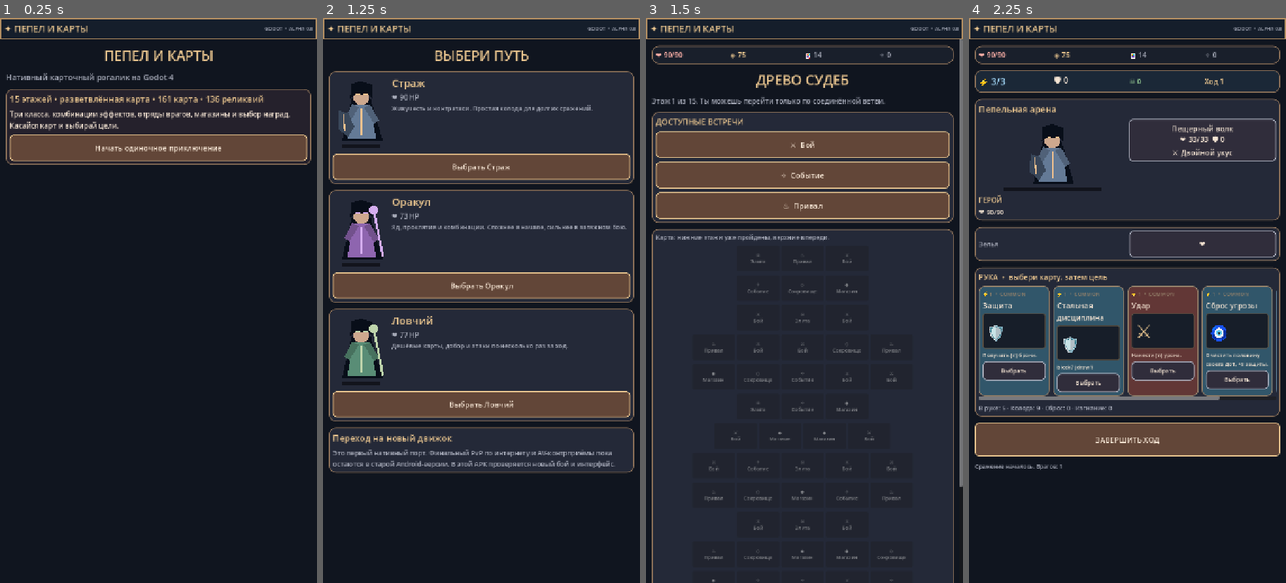
Above: before the commit, frames 1-4 (left to right).
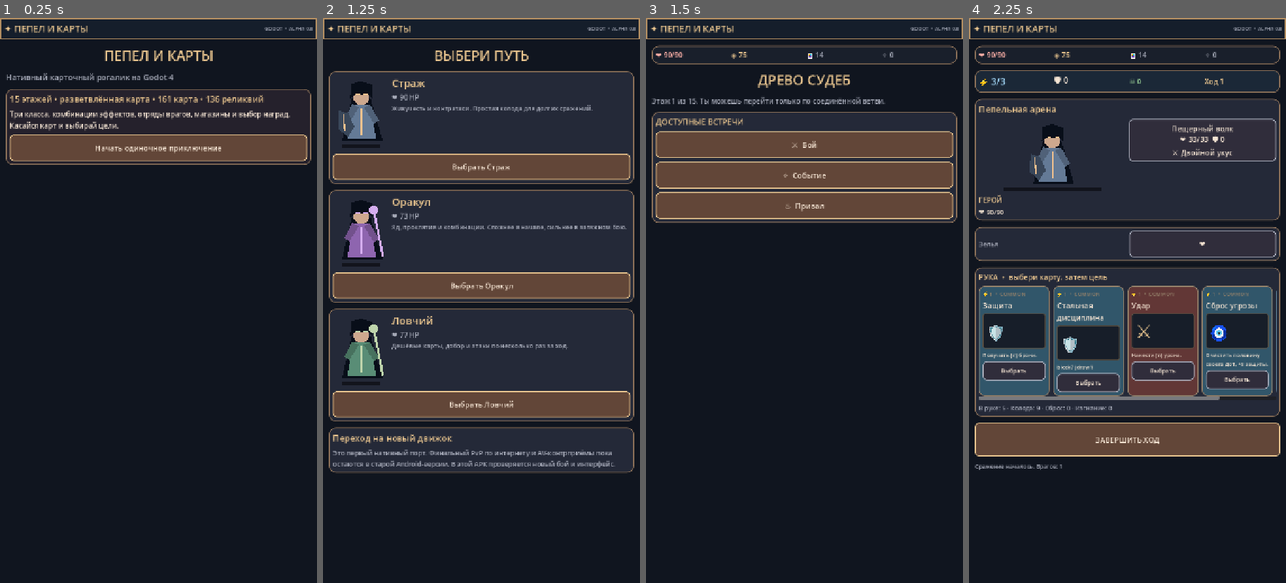
Above: after the commit, the same moments.

Repository: craftkot/Ddd
Game: Godot game, scene res://scenes/main.tscn
The game is run twice, just before and just after one commit, with the same random seed, the same clock (stepped at 60 frames per second) and the same inputs.
Inputs:
- Up to frame 1 (0.25 s): no input
- Up to frame 2 (1.25 s): click "Начать одиночное приключение" at 0.5 s
- Up to frame 3 (1.5 s): click "Выбрать Страж" at 1.25 s
- Up to frame 4 (2.25 s): click "⚔ Бой" at 2 s

Frames 1-2 are identical in both runs. In frame 3, 34% of the frame differs, in the area x 1-100%, y 3-100%; in frame 4, nothing differs.
Error after the commit: Parse Error: Function "sinf()" not found in base self. (res://scripts/route_board.gd:100)

Commit message:
ui(godot): replace fake map rows with fully connected native branching map and touch nodes

Diff:
--- a/godot-duel/scripts/main.gd
+++ b/godot-duel/scripts/main.gd
@@ -2,6 +2,7 @@
 ## Fully native Android/Godot user interface. No embedded web page.
 const RULES = preload("res://scripts/game_state.gd")
 const ACTOR = preload("res://scripts/actor.gd")
+const ROUTE = preload("res://scripts/route_board.gd")
 const INK = Color("#10151f")
 const PANEL = Color("#242938")
 const PANEL_ALT = Color("#302d3b")
@@ -181,27 +182,19 @@
  for id in allowed:
   var typ=str(game.map_rows[game.floor][id]["type"])
   row.add_child(make_button(symbol(typ)+"  "+type_name(typ),_choose_node.bind(id)))
- # Readable tree preview: every floor has three to five native nodes.
- var map_panel=framed()
- map_panel.add_child(make_text("Карта: нижние этажи уже пройдены, верхние впереди.",14,QUIET))
- for f in range(game.map_rows.size()-1,-1,-1):
-  var line=HBoxContainer.new()
-  line.alignment=BoxContainer.ALIGNMENT_CENTER
-  line.add_theme_constant_override("separation",5)
-  map_panel.add_child(line)
-  for item in game.map_rows[f]:
-   var button=Button.new()
-   var id=int(item["index"])
-   var reached=allowed.has(id) and f==game.floor
-   var visited=game.history.has([f,id])
-   button.text=symbol(str(item["type"]))+"\n"+type_name(str(item["type"]))
-   button.custom_minimum_size=Vector2(96,58)
-   button.add_theme_font_size_override("font_size",11)
-   button.add_theme_stylebox_override("normal",panel_style(Color("#79523e") if reached else Color("#2a473e") if visited else PANEL, GOLD if reached else Color("#567164"),8))
-   button.disabled=not reached
-   button.pressed.connect(_choose_node.bind(id))
-   line.add_child(button)
-   # Nodes are grouped per floor; route constraints enforced in core.
+ # A real Godot canvas with curved, connected paths and touchable nodes.
+ var route_scroll=ScrollContainer.new()
+ route_scroll.custom_minimum_size=Vector2(0,535)
+ route_scroll.size_flags_horizontal=Control.SIZE_EXPAND_FILL
+ route_scroll.horizontal_scroll_mode=ScrollContainer.SCROLL_MODE_DISABLED
+ page.add_child(route_scroll)
+ var route_view=ROUTE.new()
+ route_view.setup(game)
+ route_view.node_chosen.connect(_choose_node)
+ route_scroll.add_child(route_view)
+ # Pan the graph to the player's current floor; choices above remain fixed.
+ route_scroll.call_deferred("set", "scroll_vertical", maxi(0,int(route_view.y_for(game.floor)-250.0)))
+
 func _choose_node(i:int)->void:
  if game.select_node(i):render_ui()
 
